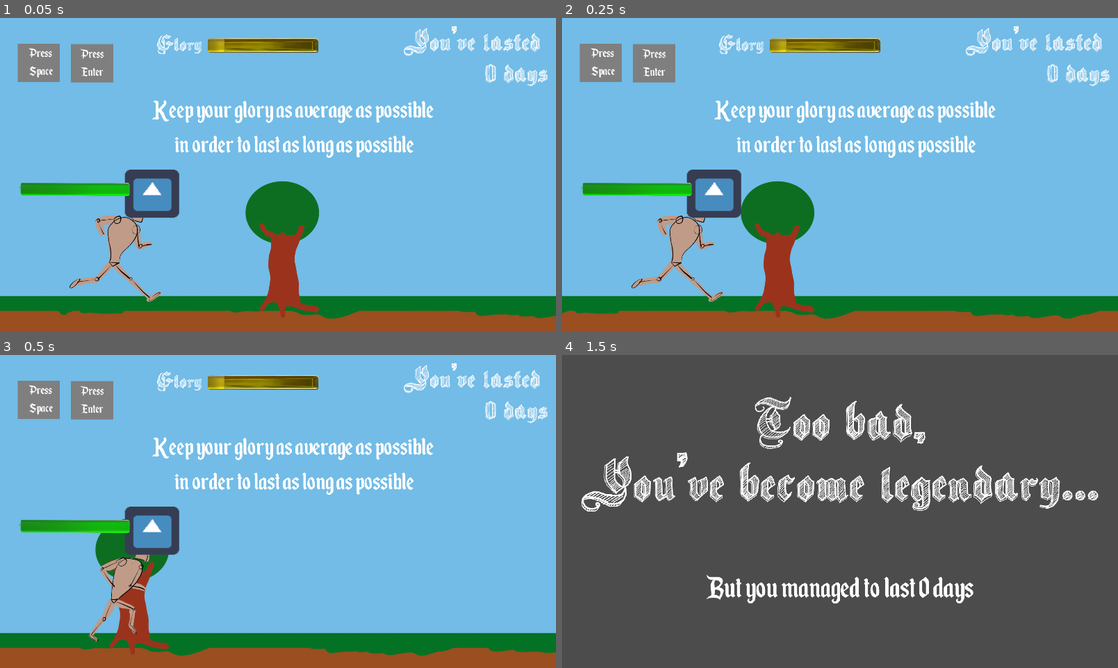
Above: before the commit, frames 1-4 (two rows, left to right).
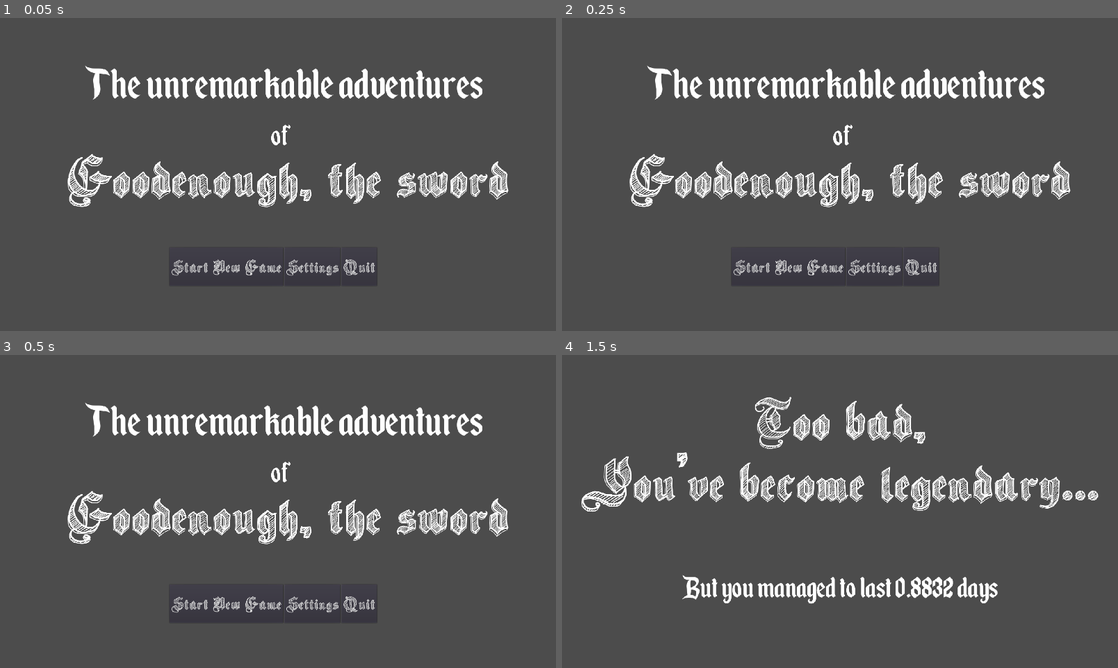
Above: after the commit, the same moments.

Repository: S-Blanco/GMTK_gamejam2023
Game: Godot game, scene res://Src/UI/StartGameScreen.tscn
The game is run twice, just before and just after one commit, with the same random seed, the same clock (stepped at 60 frames per second) and the same inputs. Before the commit the project starts from res://Src/World/world.tscn. The engine's default icon, where the game draws it, is replaced by a stand-in: a white triangle on a blue panel in a dark square.
Inputs (mouse positions are in pixels of both pictures, inside the frame that each line leads up to):
- Up to frame 1 (0.05 s): no input
- Up to frame 2 (0.25 s): no input
- Up to frame 3 (0.5 s): no input
- Up to frame 4 (1.5 s): click (789, 602) at 0.5 s, where only the run after the commit has a clickable "Start New Game"; tap Space at 1.25 s; hold Right (ui_right) from 1.28 s (still down); hold A (test) from 1.28 s (still down)

The runs differ from the first frame. In frame 1, 99% of the frame differs, in the area x 0-100%, y 0-100%; in frame 2, 99%; in frame 3, 99%; in frame 4, 2.1%.
Error before the commit: Parse Error: Variable "enemyScn" already exists in this class (at line: 9). (res://Src/TestEnemyMovement.gd:32)

Commit message:
Minor corrections

Diff:
--- a/Game/Src/TestEnemyMovement.gd
+++ b/Game/Src/TestEnemyMovement.gd
@@ -14,7 +14,7 @@
 export(int) var enemySpawnX = 2800
 export(int) var spawn_y = 820
 export(float) var slowTime = 1.5
-export(int) var playerSpawnX = -200
+export(int) var PLAYER_SPAWN_X = -200
 
 
 #onready var Enemy = $Enemy
@@ -28,14 +28,6 @@
 
 
 onready var enemies = [enemyScn,enemyScn2,enemyScn3]
-
-export(PackedScene) var enemyScn = preload("res://Src/Characters/Enemy.tscn")
-export(PackedScene) var playerScn = preload("res://Src/Characters/Character.tscn")
-export(int) var startSlow = 1200
-export(int) var enemySpawnX = 2800
-export(int) var spawn_y = 820
-export(float) var slowTime = 1.5
-export(int) var PLAYER_SPAWN_X = -200
 
 
 var base_scroll_speed
@@ -90,7 +82,7 @@
 #	the "\" split the if conditions on multiple line
 	if (enemySpawnX-delta*curr_pixel_speed<fmod(scrollDist,enemySpawnX)) or \
 		(fmod(scrollDist,enemySpawnX)<delta*curr_pixel_speed):
-	    idx=rng.randi_range(0, len(enemies)-1)
+		idx=rng.randi_range(0, len(enemies)-1)
 		New_enemy = enemies[idx].instance()
 		New_enemy.set_global_position(Vector2(enemySpawnX,spawn_y))
 		New_enemy.pixel_speed=curr_pixel_speed
--- a/Game/Src/World/world.tscn
+++ b/Game/Src/World/world.tscn
@@ -1,4 +1,3 @@
-
 [gd_scene load_steps=16 format=2]
 
 [ext_resource path="res://Src/UI/GloryUI.tscn" type="PackedScene" id=1]
@@ -11,7 +10,6 @@
 [ext_resource path="res://Src/World/PressSpace.gd" type="Script" id=8]
 [ext_resource path="res://Src/World/PressEnter.gd" type="Script" id=9]
 [ext_resource path="res://Src/UI/EndgameScreen.tscn" type="PackedScene" id=10]
-
 
 [sub_resource type="DynamicFont" id=1]
 size = 100
@@ -156,13 +154,12 @@
 wait_time = 4.0
 autostart = true
 
+[connection signal="hero_died" from="TestEnemyMovement" to="." method="_on_TestEnemyMovement_hero_died"]
+[connection signal="hero_runs_again" from="TestEnemyMovement" to="." method="_on_TestEnemyMovement_hero_runs_again"]
+[connection signal="hero_stopped" from="TestEnemyMovement" to="." method="_on_TestEnemyMovement_hero_stopped"]
 [connection signal="power1" from="TestEnemyMovement/Character/PlayerControls" to="CanvasLayer/PressSpace" method="_on_PlayerControls_power1"]
 [connection signal="power2" from="TestEnemyMovement/Character/PlayerControls" to="CanvasLayer/PressEnter" method="_on_PlayerControls_power2"]
 [connection signal="timeout" from="Timer" to="CanvasLayer/GlobalInstruction" method="_on_Timer_timeout"]
-
-[connection signal="hero_died" from="TestEnemyMovement" to="." method="_on_TestEnemyMovement_hero_died"]
-[connection signal="hero_runs_again" from="TestEnemyMovement" to="." method="_on_TestEnemyMovement_hero_runs_again"]
-[connection signal="hero_stopped" from="TestEnemyMovement" to="." method="_on_TestEnemyMovement_hero_stopped"]
 
 [editable path="TestEnemyMovement"]
 [editable path="EndgameScreen"]
--- a/Game/project.godot
+++ b/Game/project.godot
@@ -39,7 +39,7 @@
 [application]
 
 config/name="Game"
-run/main_scene="res://Src/World/world.tscn"
+run/main_scene="res://Src/UI/StartGameScreen.tscn"
 config/icon="res://icon.png"
 
 [autoload]
